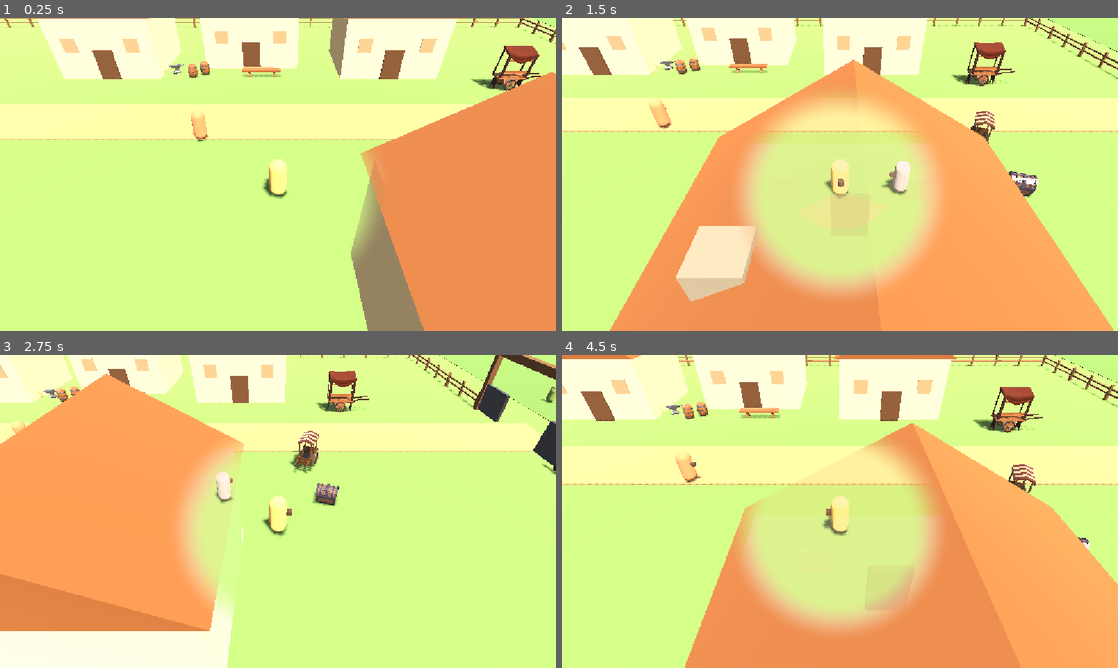
Above: before the commit, frames 1-4 (two rows, left to right).
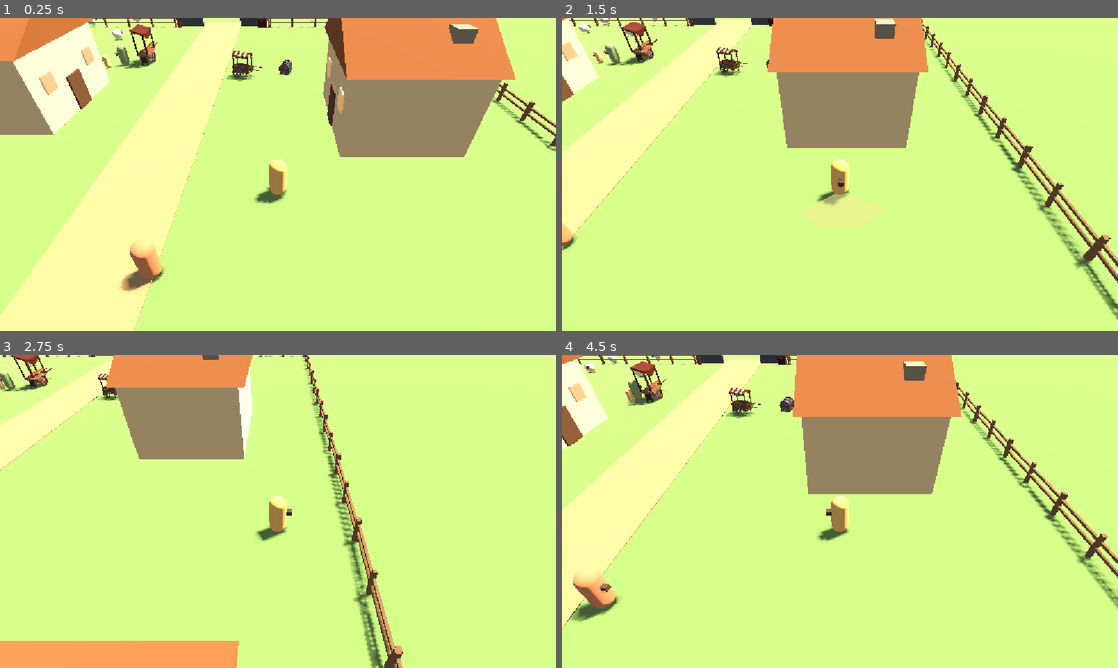
Above: after the commit, the same moments.

Repository: KQFFE/2.5D-ARPG
Game: Godot game, scene res://main.tscn
Two runs of this game, one before a commit and one after it. Both use one fixed random seed, a clock stepped at 60 frames per second and the inputs below.
Inputs (mouse positions are in pixels of both pictures, inside the frame that each line leads up to):
- Up to frame 1 (0.25 s): no input
- Up to frame 2 (1.5 s): tap Enter at 0.5 s; move the mouse to (962, 158) at 0.52 s; hold D (move_right) 0.53-1.28 s; hold Shift (run) 0.53-1.28 s; click (962, 158) at 0.67 s; tap Space (jump) at 0.77 s; move the mouse to (728, 190) at 1.27 s; hold S (move_down) from 1.28 s (still down); click (728, 190) at 1.35 s
- Up to frame 3 (2.75 s): tap Space (jump) at 1.52 s; tap Shift (run) at 1.55, 2.3 s; move the mouse to (333, 442) at 2.02 s; release S (move_down) at 2.03 s; hold D (move_right) from 2.03 s (still down); hold Q (dash) from 2.03 s (still down)
- Up to frame 4 (4.5 s): move the mouse to (812, 574) at 2.77 s; release D (move_right) at 2.78 s; release Q (dash) at 2.78 s; hold W (move_up) 2.78-3.53 s; tap E (interact) at 2.85 s; click (812, 574) at 2.92 s; tap Space (jump) at 3.02, 3.77 s; tap Shift (run) at 3.05, 4.35 s; move the mouse to (1006, 558) at 3.52 s; hold Shift (run) 3.53-4.28 s; hold A (move_left) from 3.53 s (still down); right-click (1006, 558) at 3.6 s; move the mouse to (673, 464) at 4.27 s

The runs differ from the first frame. In frame 1, 66% of the frame differs, in the area x 0-100%, y 0-100%; in frame 2, 66%; in frame 3, 52%; in frame 4, 66%.

Commit message:
Turn village 90 degrees left and light the active checkpoint lamp

Diff:
--- a/scenes/village.tscn
+++ b/scenes/village.tscn
@@ -82,7 +82,7 @@
 environment = SubResource("Environment_village")
 
 [node name="Sun" type="DirectionalLight3D" parent="." unique_id=862699957]
-transform = Transform3D(0.86602527, -0.43301305, 0.2499999, 0, 0.49999955, 0.8660257, -0.50000024, -0.7500001, 0.43301225, 0, 0, 0)
+transform = Transform3D(-0.50000006, -0.75, 0.43301266, 0, 0.49999997, 0.86602545, -0.8660254, 0.43301278, -0.25, 0, 0, 0)
 light_color = Color(1, 0.92, 0.78, 1)
 light_energy = 1.15
 shadow_enabled = true
@@ -111,16 +111,17 @@
 shape = SubResource("BoxShape3D_ground")
 
 [node name="Lane" type="MeshInstance3D" parent="." unique_id=48190397]
-transform = Transform3D(1, 0, 0, 0, 1, 0, 0, 0, 1, 2, 0.02, 0)
+transform = Transform3D(-4.371139e-08, 0, 1, 0, 1, 0, -1, 0, -4.371139e-08, 0, 0.02, -2)
 material_override = SubResource("StandardMaterial3D_lane")
 mesh = SubResource("BoxMesh_lane")
 
 [node name="Fields" type="MeshInstance3D" parent="." unique_id=2090960726]
-transform = Transform3D(1, 0, 0, 0, 1, 0, 0, 0, 1, 55, 0.011, 0)
+transform = Transform3D(-4.371139e-08, 0, 1, 0, 1, 0, -1, 0, -4.371139e-08, 0, 0.011, -55)
 material_override = SubResource("StandardMaterial3D_field")
 mesh = SubResource("BoxMesh_field")
 
 [node name="Structures" type="Node3D" parent="." unique_id=1248566453]
+transform = Transform3D(-4.371139e-08, 0, 1, 0, 1, 0, -1, 0, -4.371139e-08, 0, 0, 0)
 
 [node name="Cottage1" parent="Structures" unique_id=1092897304 instance=ExtResource("7_cottage")]
 transform = Transform3D(1, 0, 0, 0, 1, 0, 0, 0, 1, -12, 0, -9)
@@ -258,6 +259,7 @@
 transform = Transform3D(0.019998962, 0, 0.9998, 0, 1, 0, -0.9998, 0, 0.019998962, 26, 0, 17.5)
 
 [node name="Dressing" type="Node3D" parent="." unique_id=1675785704]
+transform = Transform3D(-4.371139e-08, 0, 1, 0, 1, 0, -1, 0, -4.371139e-08, 0, 0, 0)
 
 [node name="BarrelA" parent="Dressing" unique_id=363127888 instance=ExtResource("12_barrel")]
 transform = Transform3D(1, 0, 0, 0, 1, 0, 0, 0, 1, -6.2, 0, -6.4)
@@ -313,13 +315,13 @@
 [node name="Actors" type="Node3D" parent="." unique_id=665385903]
 
 [node name="Player" parent="Actors" unique_id=1125508692 instance=ExtResource("1_player")]
-transform = Transform3D(1, 0, 0, 0, 1, 0, 0, 0, 1, 0, 0, 6)
+transform = Transform3D(1, 0, 0, 0, 1, 0, 0, 0, 1, 6, 0, 0)
 
 [node name="Villager" parent="Actors" unique_id=1991043667 instance=ExtResource("3_villager")]
-transform = Transform3D(1, 0, 0, 0, 1, 0, 0, 0, 1, -4, 0, 2)
+transform = Transform3D(1, 0, 0, 0, 1, 0, 0, 0, 1, 2, 0, 4)
 
 [node name="OldMan" parent="Actors" unique_id=899328199 instance=ExtResource("2_npc")]
-transform = Transform3D(0.87758255, 0, 0.47942555, 0, 1, 0, -0.47942555, 0, 0.87758255, 9, 0, 7)
+transform = Transform3D(0.87758255, 0, 0.47942555, 0, 1, 0, -0.47942555, 0, 0.87758255, -7, 0, 9)
 speaker_name = "Old Bran"
 body_color = Color(0.62, 0.63, 0.68, 1)
 body_scale = 0.95
@@ -328,7 +330,7 @@
 wander_radius = 1.2
 
 [node name="Mother" parent="Actors" unique_id=2057657236 instance=ExtResource("2_npc")]
-transform = Transform3D(0.921061, 0, -0.38941833, 0, 1, 0, 0.38941833, 0, 0.921061, -15, 0, 6)
+transform = Transform3D(0.921061, 0, -0.38941833, 0, 1, 0, 0.38941833, 0, 0.921061, -6, 0, -15)
 speaker_name = "Mother"
 body_color = Color(0.5, 0.62, 0.45, 1)
 lines = PackedStringArray("Hush now. Stay close to me.", "The goblins came right up to the fence last night.", "We have not slept properly in a fortnight.")
@@ -336,7 +338,7 @@
 wander_radius = 1.1
 
 [node name="Child" parent="Actors" unique_id=1618072906 instance=ExtResource("2_npc")]
-transform = Transform3D(0.6967067, 0, 0.7173561, 0, 1, 0, -0.7173561, 0, 0.6967067, -14, 0, 7)
+transform = Transform3D(0.6967067, 0, 0.7173561, 0, 1, 0, -0.7173561, 0, 0.6967067, -7, 0, -14)
 speaker_name = "Child"
 body_color = Color(0.85, 0.75, 0.52, 1)
 body_scale = 0.65
@@ -345,41 +347,42 @@
 wander_radius = 1.6
 
 [node name="Sheep1" parent="Actors" unique_id=1010673679 instance=ExtResource("4_sheep")]
-transform = Transform3D(1, 0, 0, 0, 1, 0, 0, 0, 1, -28, 0, 10)
+transform = Transform3D(1, 0, 0, 0, 1, 0, 0, 0, 1, -10, 0, -28)
 
 [node name="Sheep2" parent="Actors" unique_id=2119986073 instance=ExtResource("4_sheep")]
-transform = Transform3D(-0.50484604, 0, 0.8632094, 0, 1, 0, -0.8632094, 0, -0.50484604, -27, 0, 14.5)
+transform = Transform3D(-0.50484604, 0, 0.8632094, 0, 1, 0, -0.8632094, 0, -0.50484604, -14.5, 0, -27)
 
 [node name="Sheep3" parent="Actors" unique_id=63605799 instance=ExtResource("4_sheep")]
-transform = Transform3D(0.3623577, 0, -0.9320391, 0, 1, 0, 0.9320391, 0, 0.3623577, -23.5, 0, 14.5)
+transform = Transform3D(-0.3623577, 0, 0.9320391, 0, 1, 0, -0.9320391, 0, -0.3623577, -14.5, 0, -23.5)
 
 [node name="Sheep4" parent="Actors" unique_id=1224087875 instance=ExtResource("4_sheep")]
-transform = Transform3D(-0.9899925, 0, 0.14112, 0, 1, 0, -0.14112, 0, -0.9899925, -21.5, 0, 9.5)
+transform = Transform3D(0.9899925, 0, 0.14112, 0, 1, 0, -0.14112, 0, 0.9899925, -9.5, 0, -21.5)
 
 [node name="Goblin1" parent="Actors" unique_id=748141703 instance=ExtResource("5_goblin")]
-transform = Transform3D(1, 0, 0, 0, 1, 0, 0, 0, 1, 34, 0, -6)
+transform = Transform3D(0, 0, -1, 0, 1, 0, 1, 0, 0, 6, 0, 34)
 
 [node name="Goblin2" parent="Actors" unique_id=1964188229 instance=ExtResource("5_goblin")]
-transform = Transform3D(1, 0, 0, 0, 1, 0, 0, 0, 1, 48, 0, 8)
+transform = Transform3D(0, 0, -1, 0, 1, 0, 1, 0, 0, -8, 0, 48)
 
 [node name="Goblin3" parent="Actors" unique_id=1183670448 instance=ExtResource("5_goblin")]
-transform = Transform3D(1, 0, 0, 0, 1, 0, 0, 0, 1, 60, 0, -3)
+transform = Transform3D(0, 0, -1, 0, 1, 0, 1, 0, 0, 3, 0, 60)
 
 [node name="Herb" parent="Actors" unique_id=1489182128 instance=ExtResource("6_herb")]
-transform = Transform3D(1, 0, 0, 0, 1, 0, 0, 0, 1, 44, 0, 4)
+transform = Transform3D(1, 0, 0, 0, 1, 0, 0, 0, 1, -4, 0, 44)
 
 [node name="UI" parent="." unique_id=1920752250 instance=ExtResource("11_ui")]
 
 [node name="Checkpoints" type="Node3D" parent="." unique_id=1673353172]
+transform = Transform3D(-4.371139e-08, 0, 1, 0, 1, 0, -1, 0, -4.371139e-08, 0, 0, 0)
 script = ExtResource("21_v3dlt")
 
-[node name="LampPostField" parent="Checkpoints" unique_id=460134231 instance=ExtResource("21_lamppost")]
-transform = Transform3D(1, 0, 0, 0, 1, 0, 0, 0, 1, 36, 0, 7)
-
-[node name="LampPostMid" parent="Checkpoints" unique_id=218064323 instance=ExtResource("21_lamppost")]
-transform = Transform3D(1, 0, 0, 0, 1, 0, 0, 0, 1, 50, 0, -8)
+[node name="LampPostField" parent="Checkpoints" unique_id=572750452 instance=ExtResource("21_lamppost")]
+transform = Transform3D(1, 0, 0, 0, 1, 0, 0, 0, 1, 36, 0, -7)
+
+[node name="LampPostMid" parent="Checkpoints" unique_id=431533878 instance=ExtResource("21_lamppost")]
+transform = Transform3D(1, 0, 0, 0, 1, 0, 0, 0, 1, -8, 0, 50)
 checkpoint_id = "field_mid"
 
-[node name="LampPostDeep" parent="Checkpoints" unique_id=1855215840 instance=ExtResource("21_lamppost")]
-transform = Transform3D(1, 0, 0, 0, 1, 0, 0, 0, 1, 64, 0, 12)
+[node name="LampPostDeep" parent="Checkpoints" unique_id=1807152022 instance=ExtResource("21_lamppost")]
+transform = Transform3D(1, 0, 0, 0, 1, 0, 0, 0, 1, 12, 0, 64)
 checkpoint_id = "field_deep"
--- a/scripts/checkpoint.gd
+++ b/scripts/checkpoint.gd
@@ -9,6 +9,10 @@
 ## One scene, many instances: everything is exported, nothing is hard-coded to a
 ## particular post. Drop another lamp post anywhere and give it a new id - the
 ## most recently reached post is the one the player wakes up at.
+##
+## The lantern is handled separately: res://scripts/lamppost.gd extends this
+## script and overrides set_lit(), so the active post lights up and every other
+## post stays dark. The marker itself also works on a plain post with no lantern.
 
 ## Unique name for this checkpoint, e.g. "field_gate". Shown in the save print.
 @export var checkpoint_id := "field_gate"
@@ -21,10 +25,28 @@
 
 func _ready() -> void:
 	add_to_group("checkpoint")
+	# Dark until proven active, then follow the manager: it announces every change
+	# of the active checkpoint, including the one restored from the save file.
+	set_lit(false)
+	var manager := get_tree().get_first_node_in_group("checkpoint_manager")
+	if manager != null and manager.has_signal("checkpoint_activated"):
+		manager.connect("checkpoint_activated", _on_checkpoint_activated)
 	if _area == null:
 		push_warning("Checkpoint '%s' has no CheckpointArea child." % checkpoint_id)
 		return
 	_area.body_entered.connect(_on_body_entered)
+
+
+## Lit look hook. A plain marker post has nothing to light; the lantern version in
+## res://scripts/lamppost.gd overrides this.
+func set_lit(_value: bool) -> void:
+	pass
+
+
+## The manager announced the active checkpoint: light this post when it is the one
+## and darken it otherwise.
+func _on_checkpoint_activated(id: String) -> void:
+	set_lit(id == checkpoint_id)
 
 
 func _on_body_entered(body: Node3D) -> void:
--- a/scripts/checkpoint_manager.gd
+++ b/scripts/checkpoint_manager.gd
@@ -10,9 +10,18 @@
 ##
 ## One manager per scene. A second scene that wants checkpoints just instances
 ## its own, or reuses res://structures/lamppost.tscn and this node.
+##
+## It also announces checkpoint_activated for every change of the active point,
+## which is how exactly one lamp post stays lit.
 
 const SAVE_PATH := "user://checkpoint.cfg"
 const SECTION := "checkpoint"
+
+## Emitted whenever the active checkpoint changes, so a lamp post can light up
+## only while it is the one. It also fires at startup for the point restored from
+## user://checkpoint.cfg - the posts are already listening by then, because a
+## child's _ready runs before its parent's.
+signal checkpoint_activated(id: String)
 
 var _id := ""
 var _position := Vector3.ZERO
@@ -22,6 +31,10 @@
 func _ready() -> void:
 	add_to_group("checkpoint_manager")
 	_load()
+	# A post restored from the save file lights up on a fresh start through this,
+	# exactly as it would if the player had just walked into it.
+	if _has_checkpoint:
+		checkpoint_activated.emit(_id)
 
 
 ## Called by a checkpoint post when the player walks into it. Records the point
@@ -31,6 +44,7 @@
 	_position = position
 	_has_checkpoint = true
 	_save()
+	checkpoint_activated.emit(_id)
 	print("Checkpoint saved: '%s' at %s" % [_id, str(_position)])
 
 
--- /dev/null
+++ b/scripts/lamppost.gd
@@ -0,0 +1,74 @@
+extends "res://scripts/checkpoint.gd"
+## The lamp look for a checkpoint lamp post - lit only while THIS post is the
+## active save point.
+##
+## All the saving behaviour is inherited from res://scripts/checkpoint.gd; this
+## script adds nothing but the lantern. The base post calls set_lit(true) when the
+## player reaches it, and set_lit(false) when another post takes over (the manager
+## announces every change, including the point it restores from the save file at
+## startup), so exactly one lamp in the village burns and it is always the one the
+## player would respawn at.
+##
+## Nothing needs wiring on an instance: the "Lantern" MeshInstance3D and the
+## "Glow" OmniLight3D child are found by name, and the lantern's own material is
+## duplicated before it is touched so the three posts never share one material.
+##
+## Exports:
+##   lit_color      colour the lantern glass glows with
+##   lit_emission   emission strength while lit
+##   dark_factor    how far the glass is darkened while unlit
+
+## Colour the lantern glass glows with when the post is lit.
+@export var lit_color := Color(1.0, 0.72, 0.34, 1.0)
+## Emission strength while lit.
+@export var lit_emission := 1.6
+## How far the glass is darkened while unlit (1.0 = unchanged, 0.0 = black).
+@export var dark_factor := 0.22
+
+var _glass: StandardMaterial3D = null
+var _glow: OmniLight3D = null
+var _lit_albedo := Color(1.0, 1.0, 1.0, 1.0)
+var _dark_albedo := Color(0.0, 0.0, 0.0, 1.0)
+var _lit := false
+
+
+## Cache the lantern pieces BEFORE the base class runs, because the base calls
+## set_lit(false) as its first act.
+func _ready() -> void:
+	var lantern := get_node_or_null("Lantern") as MeshInstance3D
+	if lantern != null:
+		var source := lantern.material_override as StandardMaterial3D
+		if source == null:
+			source = lantern.get_active_material(0) as StandardMaterial3D
+		if source != null:
+			_glass = source.duplicate() as StandardMaterial3D
+			_lit_albedo = _glass.albedo_color
+			_dark_albedo = Color(
+				_lit_albedo.r * dark_factor,
+				_lit_albedo.g * dark_factor,
+				_lit_albedo.b * dark_factor,
+				_lit_albedo.a
+			)
+			lantern.material_override = _glass
+	_glow = get_node_or_null("Glow") as OmniLight3D
+	super._ready()
+
+
+## Lit: the glass glows and the OmniLight3D shines. Unlit: dark glass, no light.
+func set_lit(value: bool) -> void:
+	_lit = value
+	if _glass != null:
+		if value:
+			_glass.albedo_color = _lit_albedo
+			_glass.emission_enabled = true
+			_glass.emission = lit_color
+			_glass.emission_energy_multiplier = lit_emission
+		else:
+			_glass.albedo_color = _dark_albedo
+			_glass.emission_enabled = false
+	if _glow != null:
+		_glow.visible = value
+
+
+func is_lit() -> bool:
+	return _lit
--- a/structures/lamppost.tscn
+++ b/structures/lamppost.tscn
@@ -1,6 +1,6 @@
 [gd_scene load_steps=13 format=3]
 
-[ext_resource type="Script" path="res://scripts/checkpoint.gd" id="1_checkpoint"]
+[ext_resource type="Script" path="res://scripts/lamppost.gd" id="1_lamppost"]
 
 [sub_resource type="StandardMaterial3D" id="StandardMaterial3D_iron"]
 albedo_color = Color(0.16, 0.16, 0.18, 1)
@@ -13,7 +13,6 @@
 
 [sub_resource type="StandardMaterial3D" id="StandardMaterial3D_glass"]
 albedo_color = Color(0.98, 0.78, 0.42, 1)
-emission_enabled = true
 emission = Color(1, 0.72, 0.34, 1)
 emission_energy_multiplier = 1.6
 roughness = 0.35
@@ -49,7 +48,7 @@
 radius = 4.0
 
 [node name="LampPost" type="StaticBody3D"]
-script = ExtResource("1_checkpoint")
+script = ExtResource("1_lamppost")
 
 [node name="Base" type="MeshInstance3D" parent="."]
 transform = Transform3D(1, 0, 0, 0, 1, 0, 0, 0, 1, 0, 0.2, 0)
@@ -82,6 +81,7 @@
 mesh = SubResource("CylinderMesh_finial")
 
 [node name="Glow" type="OmniLight3D" parent="."]
+visible = false
 transform = Transform3D(1, 0, 0, 0, 1, 0, 0, 0, 1, 0, 4.2, 0)
 light_color = Color(1, 0.78, 0.45, 1)
 light_energy = 0.7
Not shown, added: scripts/lamppost.gd.uid
Not shown, changed: .summerrules
Not shown, changed: README.md
